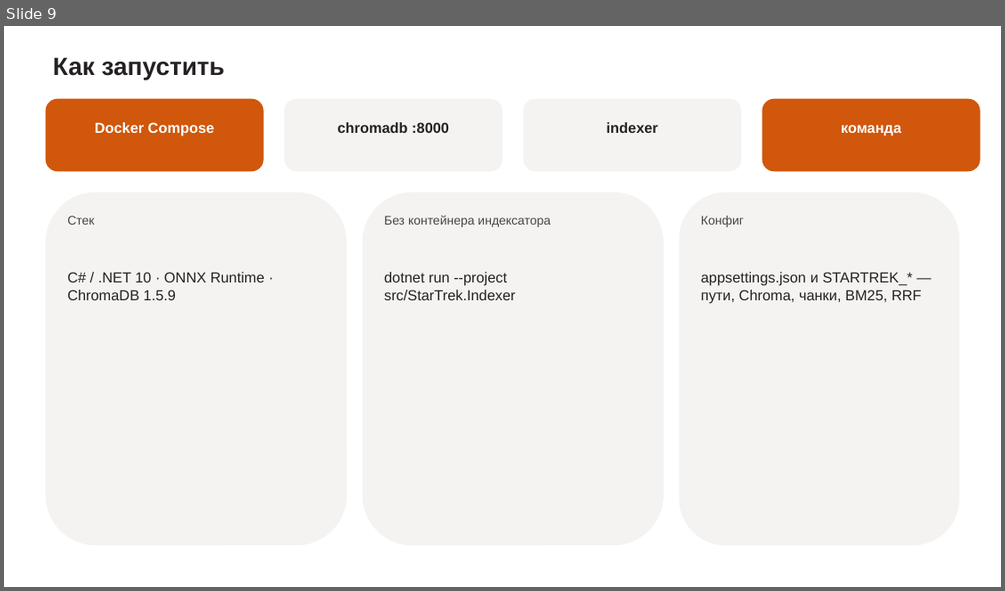
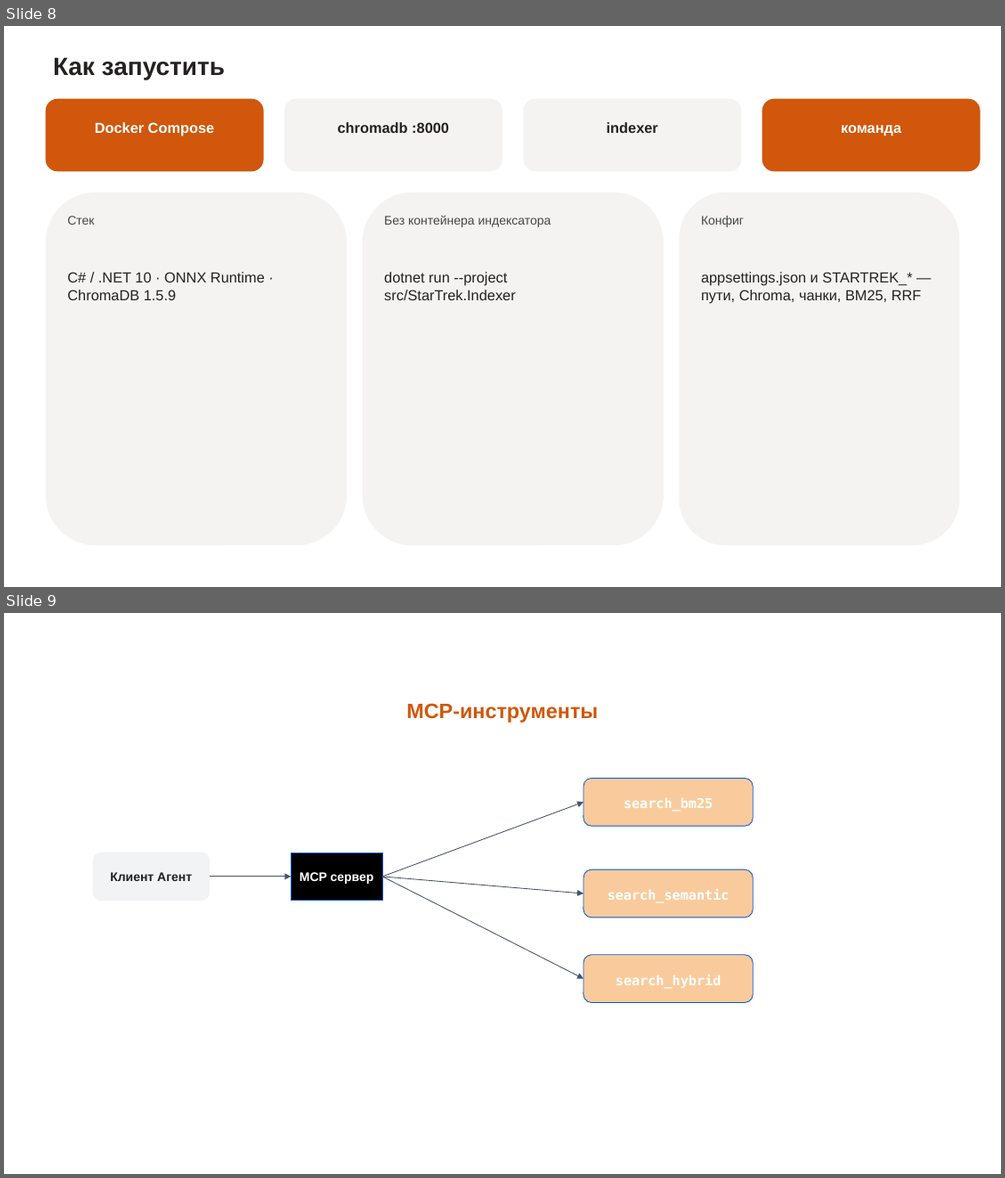
Before and after one commit to luna-pulse/MCP.RAG.StarTrek, a slide deck: Презентация_ВасильеваОВ.pptx. Shown one above the other, each under a label of ours: slide 9 before the commit, slides 8 and 9 after it. The pictures are 1005x591 and 1005x1178 pixels, drawn with LibreOffice and Linux fonts; fonts in the diff are those of the drawing. Boxes give left, top, right and bottom in pixels: in the first picture for what was removed or moved away, otherwise in the second. Text is boxed around its words. In the diff, an @@ line names an element or a change of style, - is before the commit and + after.

```diff
--- a/Презентация_ВасильеваОВ.pptx
+++ b/Презентация_ВасильеваОВ.pptx
@@ slide 9 added at [4, 613, 1001, 1174], background #FFFFFF @@
@@ text added at [406, 703, 598, 722], 20 pt, text #D0570B, bold @@
+MCP-инструменты
@@ rounded rectangle added at [583, 779, 752, 826], fill #F9CB9C, outline #0B57D0 0.75 pt, 13 pt, text #FFFFFF, bold @@
+search_bm25
@@ arrow added from (382, 876) to (583, 803), #44546A 0.75 pt @@
@@ rounded rectangle added at [93, 852, 210, 900], fill #F1F3F4, outline #F1F3F4 0.75 pt, 12 pt, text #202124, bold @@
+Клиент Агент
@@ rounded rectangle added at [291, 852, 382, 900], fill #000000, outline #0B57D0 0.75 pt, 12 pt, text #FFFFFF, bold @@
+MCP сервер
@@ arrow added from (210, 876) to (291, 876), #44546A 0.75 pt @@
@@ arrow added from (382, 876) to (583, 893), #44546A 0.75 pt @@
@@ arrow added from (382, 876) to (583, 979), #44546A 0.75 pt @@
@@ rounded rectangle added at [583, 869, 752, 917], fill #F9CB9C, outline #0B57D0 0.75 pt, 13 pt, text #FFFFFF, bold @@
+search_semantic
@@ rounded rectangle added at [583, 955, 752, 1003], fill #F9CB9C, outline #0B57D0 0.75 pt, 13 pt, text #FFFFFF, bold @@
+search_hybrid
@@ what was slide 9 is now slide 8 @@
@@ slide 8 changed as well @@
@@ proportions changed in 3 elements at [46, 192, 348, 545], [362, 192, 663, 545], [680, 192, 960, 545] @@
```
Also in this commit, not shown: 9 other slides changed, 3 other slides added, 4 slides removed.
